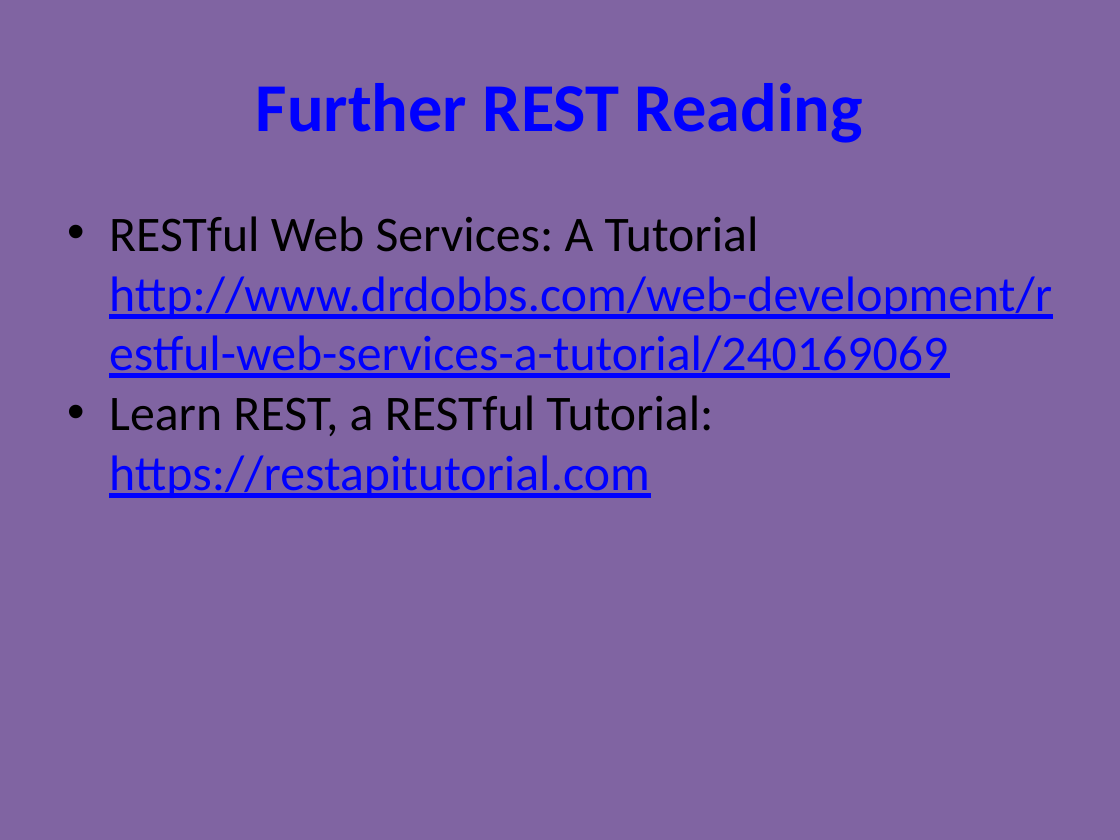
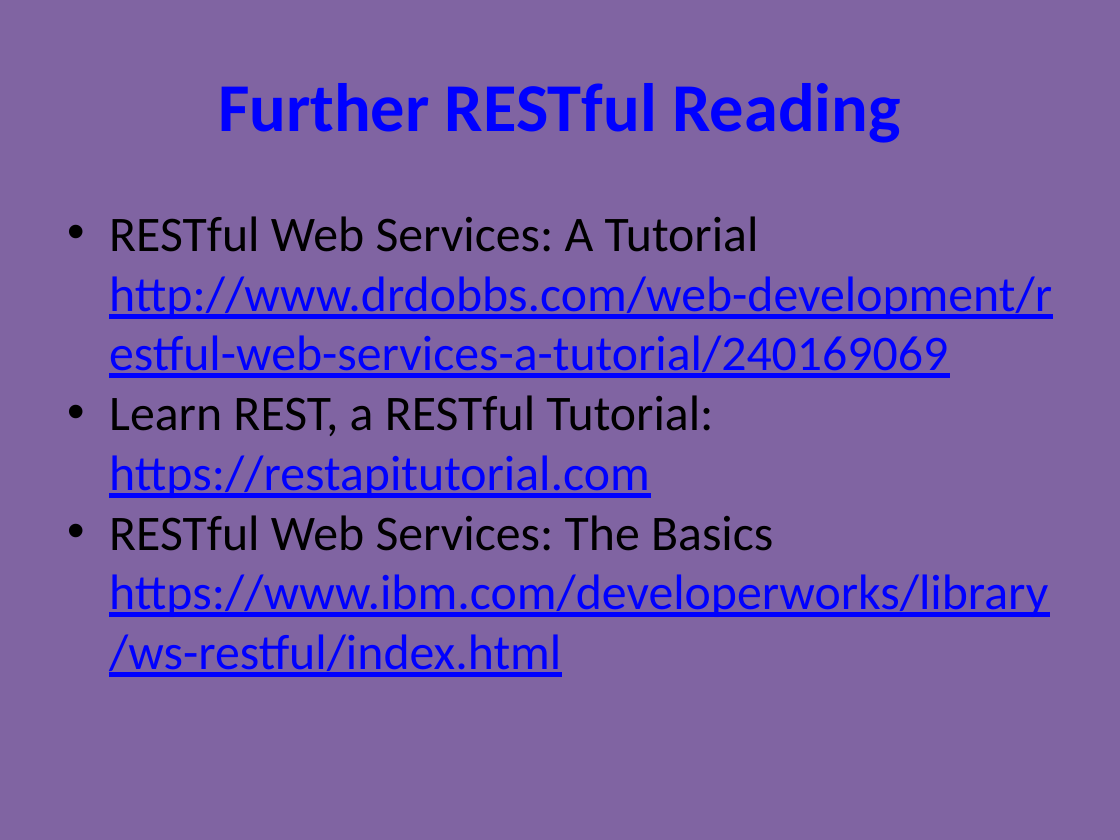
Before and after one commit to UO-CIS/CIS399Android-CourseMaterials, a slide deck: slide 17 of NotesAndSlides/CIS399Wk4Day1-WebServices+REST.pptx. Drawn at 1120x840 pixels with LibreOffice and Linux fonts; fonts in the diff are those of the drawing. Boxes give left, top, right and bottom in pixels: in the first picture for what was removed or moved away, otherwise in the second. Text is boxed around its words. In the diff, an @@ line names an element or a change of style, - is before the commit and + after.

```diff
--- a/NotesAndSlides/CIS399Wk4Day1-WebServices+REST.pptx
+++ b/NotesAndSlides/CIS399Wk4Day1-WebServices+REST.pptx
@@ title at [218,83,900,143]: text changed @@
-Further REST Reading
+Further RESTful Reading
@@ text at [109,515,1048,677]: paragraph added @@
+• RESTful Web Services: The Basics
+  https://www.ibm.com/developerworks/library/ws-restful/index.html
```
Also in this commit, not shown: 1 other slide changed, 2 other files.
